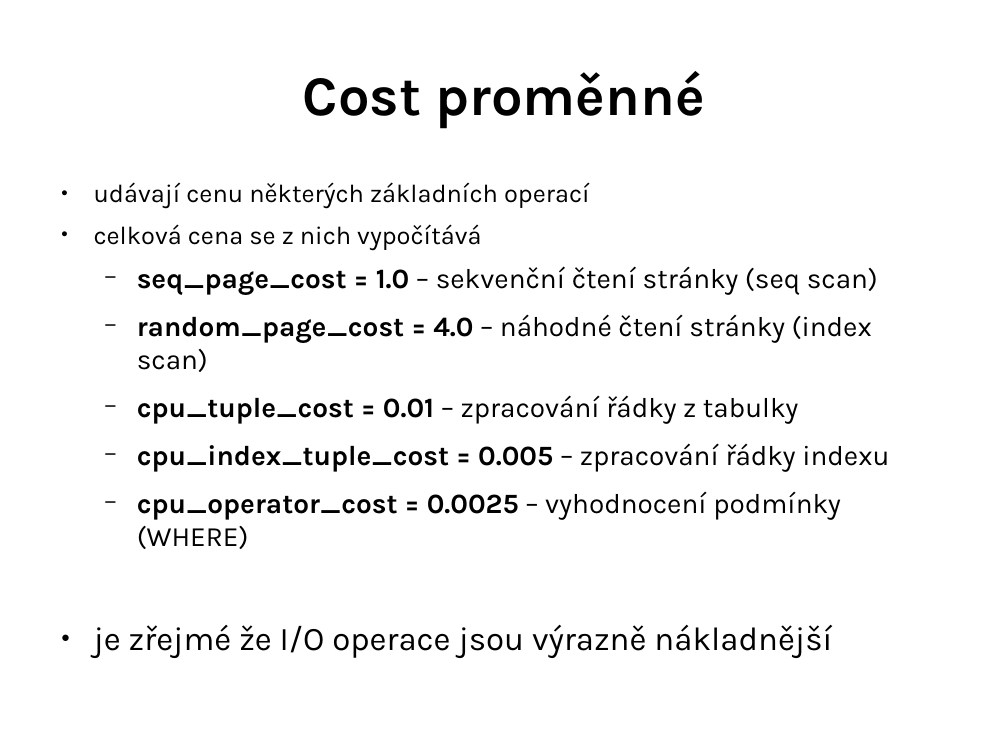
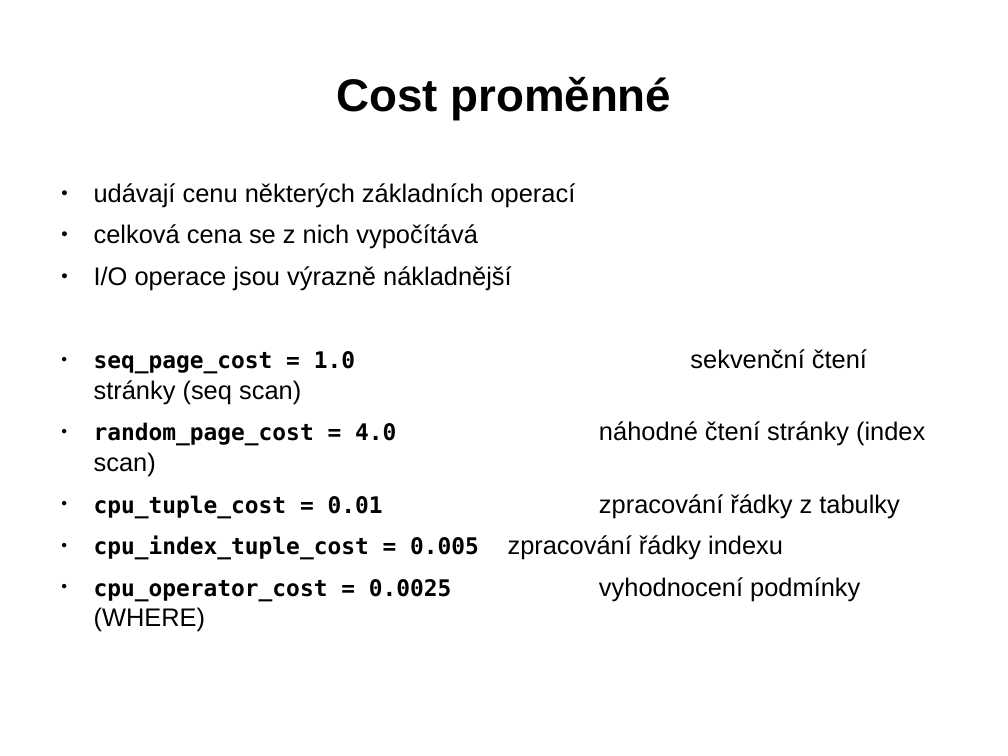
Before and after one commit to tvondra/explain_training, a slide deck: slide 8 of explain-training.odp (slide 7 before the commit). Drawn at 1008x756 pixels with LibreOffice and Linux fonts; fonts in the diff are those of the drawing. Boxes give left, top, right and bottom in pixels: in the first picture for what was removed or moved away, otherwise in the second. Text is boxed around its words. In the diff, an @@ line names an element or a change of style, - is before the commit and + after.

```diff
--- a/explain-training.odp
+++ b/explain-training.odp
@@ title "Cost proměnné" at [336,77,671,120]: size 44 to 36 pt, font Karla to Arial @@
@@ text at [94,183,576,249]: font Karla to Arial in "udávají cenu některých základních operací", "celková cena se z nich vypočítává" @@
@@ text at [94,266,925,602]: text changed; size 22 to 20 pt; font Karla to Arial @@
-  − seq_page_cost = 1.0 – sekvenční čtení stránky (seq scan)
-  − random_page_cost = 4.0 – náhodné čtení stránky (index scan)
-  − cpu_tuple_cost = 0.01 – zpracování řádky z tabulky
-  − cpu_index_tuple_cost = 0.005 – zpracování řádky indexu
-  − cpu_operator_cost = 0.0025 – vyhodnocení podmínky (WHERE)
-● je zřejmé že I/O operace jsou výrazně nákladnější
+● I/O operace jsou výrazně nákladnější
+● seq_page_cost = 1.0 sekvenční čtení stránky (seq scan)
+● random_page_cost = 4.0 náhodné čtení stránky (index scan)
+● cpu_tuple_cost = 0.01 zpracování řádky z tabulky
+● cpu_index_tuple_cost = 0.005 zpracování řádky indexu
+● cpu_operator_cost = 0.0025 vyhodnocení podmínky (WHERE)
```
Also in this commit, not shown: 75 other slides changed, 16 slides added.
